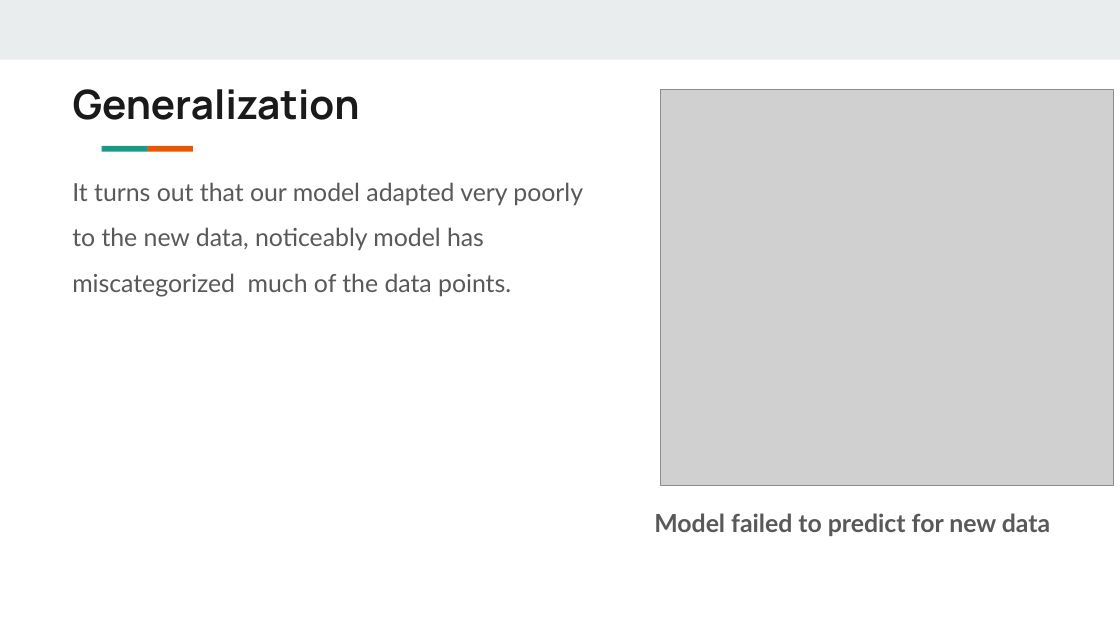
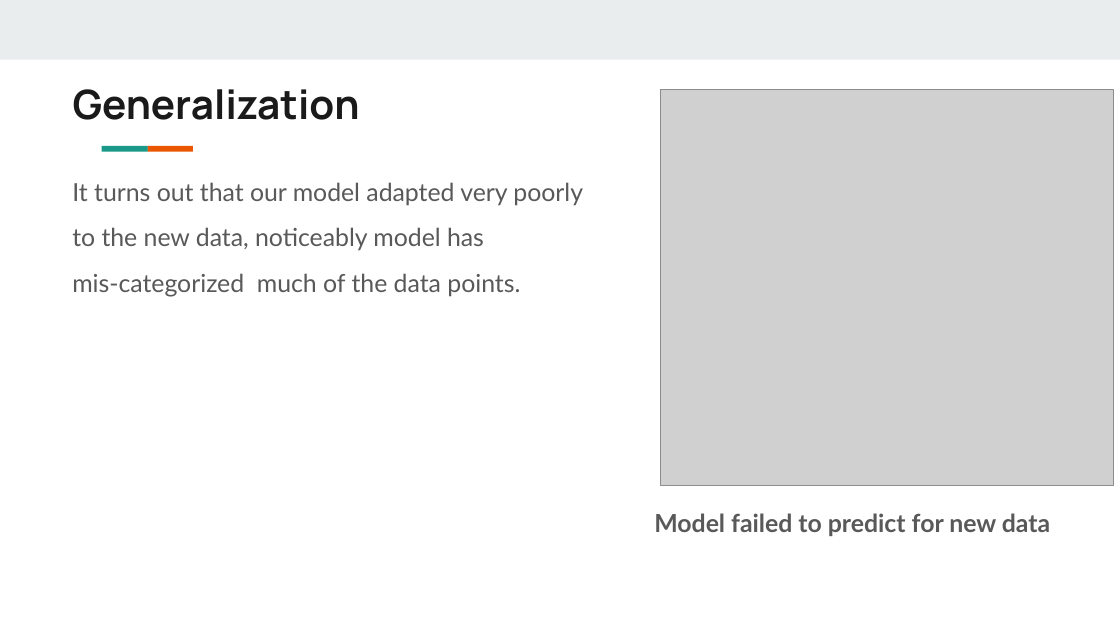
Before and after one commit to ameyyadav09/supervisedLearning, a slide deck: slide 8 of SupervisedLearning/Supervised Learning.odp. Drawn at 1120x630 pixels with LibreOffice and Linux fonts; fonts in the diff are those of the drawing; grey boxes stand for pictures. Boxes give left, top, right and bottom in pixels: in the first picture for what was removed or moved away, otherwise in the second. Text is boxed around its words. In the diff, an @@ line names an element or a change of style, - is before the commit and + after.

```diff
--- a/SupervisedLearning/Supervised Learning.odp
+++ b/SupervisedLearning/Supervised Learning.odp
@@ text at box(72, 273, 520, 297): text changed @@
-miscategorized much of the data points.
+mis-categorized much of the data points.
```
Also in this commit, not shown: 3 other files.
